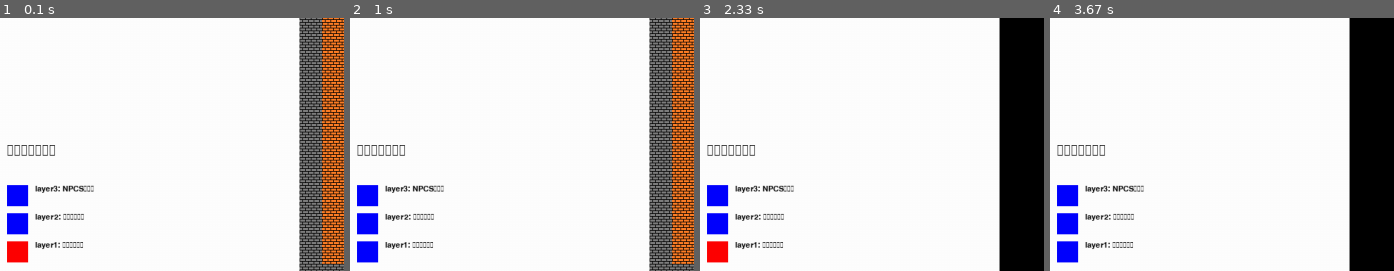
Above: before the commit, frames 1-4 (left to right).
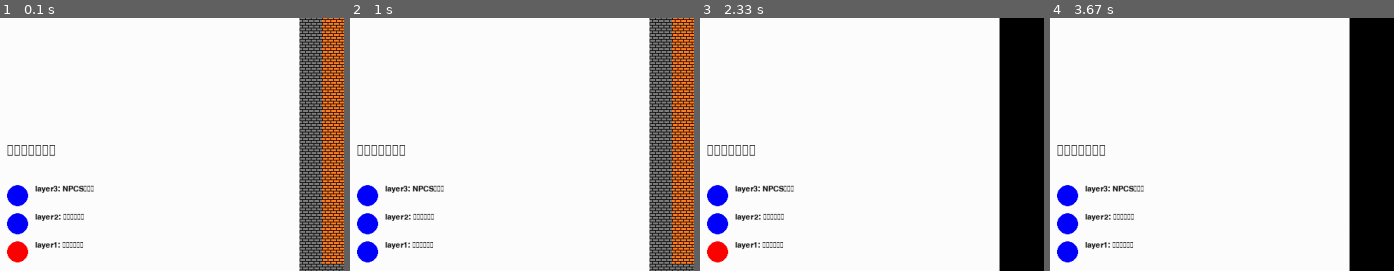
Above: after the commit, the same moments.

Repository: YahiroRyo/iot_game
Game: pygame game, started from map_editor/main.py
Two runs of this game, one before a commit and one after it. Both use one fixed random seed, a clock stepped at 60 frames per second and the inputs below.
Inputs (mouse positions are % of the whole screen's width and height, from its top left):
- Up to frame 1 (0.1 s): no input
- Up to frame 2 (1 s): press the mouse at (2, 13) at 0.37 s; move the mouse to (48, 16) at 0.47 s; release the mouse at (94, 19) at 0.6 s; press the mouse at (2, 69) at 0.7 s; move the mouse to (18, 49) at 0.8 s; release the mouse at (34, 30) at 0.93 s
- Up to frame 3 (2.33 s): press the mouse at (2, 69) at 1.03 s; move the mouse to (34, 65) at 1.13 s; release the mouse at (65, 62) at 1.27 s; click (86, 36) at 1.38 s; press the mouse at (86, 36) at 1.7 s; move the mouse to (89, 34) at 1.8 s; release the mouse at (93, 32) at 1.93 s; press the mouse at (2, 96) at 2.03 s; move the mouse to (16, 78) at 2.13 s; release the mouse at (29, 61) at 2.27 s
- Up to frame 4 (3.67 s): press the mouse at (2, 96) at 2.37 s; move the mouse to (19, 69) at 2.47 s; release the mouse at (36, 42) at 2.6 s; click (48, 34) at 2.72 s; press the mouse at (2, 96) at 3.03 s; move the mouse to (56, 62) at 3.13 s; release the mouse at (outside the picture) at 3.27 s; press the mouse at (2, 69) at 3.37 s; move the mouse to (39, 51) at 3.47 s; release the mouse at (75, 34) at 3.6 s
The pictures show only the part of the screen within x 0-50%, y 23-73%; the shares and areas given below are measured in that part.

The runs differ from the first frame. In frame 1, 0.5% of the frame differs, in the area x 2-9%, y 66-97%; in frame 2, 0.5%; in frame 3, 0.5%; in frame 4, 0.5%.

Commit message:
コンテキストメニューを実装

Diff:
--- /dev/null
+++ b/map_editor/pygame_ui/ui_context_menu.py
@@ -0,0 +1,61 @@
+import pygame
+import color
+from event import KeyEvent
+from canvas import Canvas
+from context import Context
+
+class UIContextMenu(KeyEvent, Canvas):
+    uis = []
+    stack = []
+    is_active = False
+    prev_x = 0
+    prev_y = 0
+
+    def __init__(self, context: Context, uis: list):
+        super().__init__(context)
+        self.uis = uis
+        self.set_canvas((0, 0), (24 * 10 + 20, sum([ui.height for ui in uis]) + 20), color.WHITE)
+
+    def event(self, e: pygame.event.Event):
+        super().event(e)
+        if self.is_active:
+            for ui in self.uis:
+                ui.event(e)
+
+    def mouse_down_right(self, context: Context):
+        (self.prev_x, self.prev_y) = pygame.mouse.get_pos()
+
+    def mouse_up_right(self, context: Context):
+        (self.x, self.y) = pygame.mouse.get_pos()
+        if self.x == self.prev_x and self.y == self.prev_y:
+            self.is_active = True
+            sum_height = 0
+            for idx, ui in enumerate(self.uis):
+                ui.set_pos(self.x + 10, self.y + ((idx + 1) * 10) + sum_height)
+                sum_height += ui.height
+        else:
+            self.is_active = False
+
+    def mouse_down_left(self, context: Context):
+        if not self.is_hit():
+            self.is_active = False
+
+    def draw(self):
+        if self.is_active:
+            pygame.draw.rect(self.context.screen, self.color, (self.x, self.y, self.width, self.height))
+            for ui in self.uis:
+                ui.draw()
+
+    def push(self, uis: list):
+        tmp_uis = []
+        for (idx, ui) in enumerate(uis):
+            tmp_uis.append(len(self.uis) + idx)
+        self.stack.append(tmp_uis)
+        self.uis.extend(uis)
+        self.set_canvas((0, 0), (24 * 10 + 20, sum([ui.height for ui in self.uis]) + 20), color.WHITE)
+
+    def pop(self):
+        stack = self.stack.pop(0)
+        for idx in stack:
+            self.uis.pop(idx)
+        self.set_canvas((0, 0), (24 * 10 + 20, sum([ui.height for ui in self.uis]) + 20), color.WHITE)
--- /dev/null
+++ b/map_editor/pygame_ui/ui_context_menu_checkbox.py
@@ -0,0 +1,40 @@
+import color
+import pygame
+from event import KeyEvent
+from canvas import Canvas
+from context import Context
+
+class UIContextMenuCheckbox(KeyEvent, Canvas):
+    callback = None
+    on_text = None
+    off_text = None
+    switch = False
+
+    def __init__(self, context: Context, callback, on_text: str, off_text: str):
+        super().__init__(context)
+        self.callback = callback
+        font = pygame.font.Font("font/NotoSansJP-Regular.otf", 16)
+        self.on_text = font.render(on_text, True, (0, 0, 0))
+        self.off_text = font.render(off_text, True, (0, 0, 0))
+        self.set_canvas((0, 0), (24 * 10, 32), color.BLUE)
+
+    def mouse_down_left(self, context: Context):
+        if self.is_hit():
+            self.switch = not self.switch
+            self.update_color()
+            self.callback(self.switch)
+
+    def update_color(self):
+        if self.switch:
+            self.color = color.RED
+        else:
+            self.color = color.BLUE
+
+    def draw(self):
+        if self.is_hit():
+            pygame.draw.rect(self.context.screen, color.DEEP_WHITE, (self.x, self.y, self.width, self.height))
+        pygame.draw.rect(self.context.screen, self.color, (self.x, self.y, self.height, self.height))
+        self.context.screen.blit(
+            self.on_text if self.switch else self.off_text,
+            (self.x + self.height + 10, self.y)
+        )
--- /dev/null
+++ b/map_editor/pygame_ui/ui_context_menu_radio_button.py
@@ -0,0 +1,42 @@
+import color
+import pygame
+from event import KeyEvent
+from canvas import Canvas
+from context import Context
+
+class UIContextMenuRadioButton(KeyEvent, Canvas):
+    id = 0
+    callback = None
+    on_text = None
+    off_text = None
+    switch = False
+
+    def __init__(self, context: Context, callback, on_text: str, off_text: str, id: int):
+        super().__init__(context)
+        self.callback = callback
+        font = pygame.font.Font("font/NotoSansJP-Regular.otf", 16)
+        self.on_text = font.render(on_text, True, (0, 0, 0))
+        self.off_text = font.render(off_text, True, (0, 0, 0))
+        self.set_canvas((0, 0), (24 * 10, 32), color.BLUE)
+        self.id = id
+
+    def mouse_down_left(self, context: Context):
+        if self.is_hit():
+            self.switch = not self.switch
+            self.update_color()
+            self.callback(self.switch, self.id)
+
+    def update_color(self):
+        if self.switch:
+            self.color = color.RED
+        else:
+            self.color = color.BLUE
+
+    def draw(self):
+        if self.is_hit():
+            pygame.draw.rect(self.context.screen, color.DEEP_WHITE, (self.x, self.y, self.width, self.height))
+        pygame.draw.circle(self.context.screen, self.color, (self.height / 2 + self.x, self.height / 2 + self.y), self.height / 2)
+        self.context.screen.blit(
+            self.on_text if self.switch else self.off_text,
+            (self.x + self.height + 10, self.y)
+        )
--- /dev/null
+++ b/map_editor/pygame_ui/ui_context_menu_radio_button_list.py
@@ -0,0 +1,46 @@
+import pygame
+from event import KeyEvent
+from canvas import Canvas
+from context import Context
+from pygame_ui.ui_context_menu_radio_button import UIContextMenuRadioButton
+
+class UIContextRadioButtonList(KeyEvent, Canvas):
+    buttons: list = []
+    callback = None
+
+    def __init__(self, context: Context, button_texts: list, callback):
+        super().__init__(context)
+        self.callback = callback
+        self.height = len(button_texts) * 42;
+        for (idx, text) in enumerate(button_texts):
+            self.buttons.append(
+                UIContextMenuRadioButton(
+                    context,
+                    self.radio_button_callback,
+                    text,
+                    text,
+                    idx
+                )
+            )
+        self.buttons[0].switch = True
+        self.buttons[0].update_color()
+
+    def set_pos(self, x: int, y: int):
+        super().set_pos(x, y)
+        for (idx, button) in enumerate(self.buttons):
+            button.set_pos(x, y + (idx * 42))
+
+    def draw(self):
+        for button in self.buttons:
+            button.draw()
+
+    def event(self, e: pygame.event.Event):
+        for button in self.buttons:
+            button.event(e)
+
+    def radio_button_callback(self, switch: bool, id: int):
+        self.callback(switch, id)
+        for button in self.buttons:
+            if button.id != id:
+                button.switch = False
+                button.update_color()
--- a/map_editor/pygame_ui/ui_radio_button.py
+++ b/map_editor/pygame_ui/ui_radio_button.py
@@ -31,7 +31,7 @@
         else:
             self.color = color.BLUE
     def draw(self):
-        pygame.draw.rect(self.context.screen, self.color, (self.x, self.y, self.width, self.height))
+        pygame.draw.circle(self.context.screen, self.color, (self.x + self.width / 2, self.y + self.width / 2), self.width / 2)
         self.context.screen.blit(
             self.text,
             (self.x + self.width + 10, self.y)
